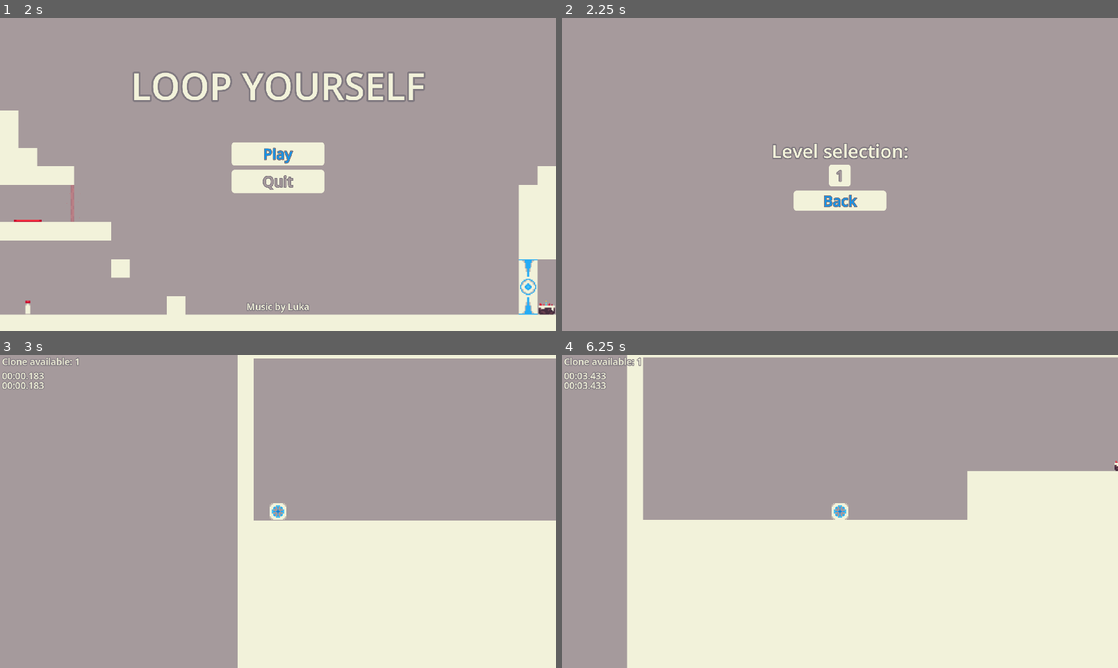
Above: before the commit, frames 1-4 (two rows, left to right).
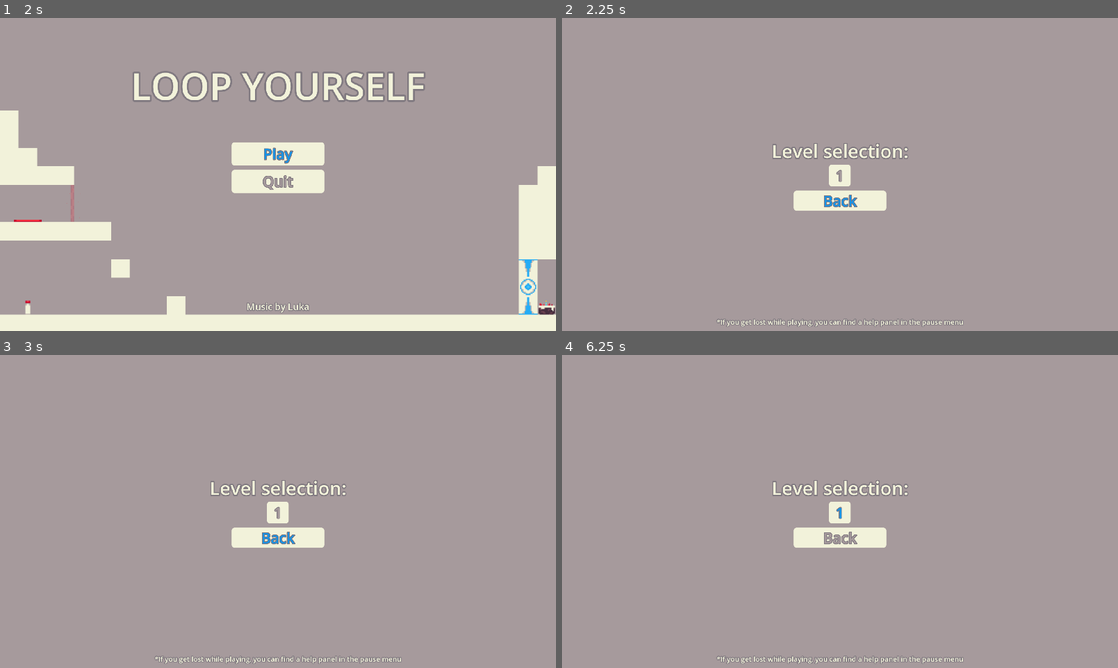
Above: after the commit, the same moments.

Repository: Arthurprnt/GMTK-GameJam2025
Game: Godot game, scene res://scenes/scenemanager.tscn
Same seed, same stepped clock (60 frames per second), same inputs: the game is played once before the commit and once after it. Sound files missing from this copy of the repository are replaced by a short silence.
Inputs (mouse positions are in pixels of both pictures, inside the frame that each line leads up to):
- Up to frame 1 (2 s): click "Play" at 0.5 s; click "Play" at 1.25 s
- Up to frame 2 (2.25 s): tap Enter at 2 s; hold D (move_right) from 2.03 s (still down); tap A (a) at 2.1 s
- Up to frame 3 (3 s): tap Space (jump) at 2.27 s; tap B (b) at 2.3 s; release D (move_right) at 2.75 s; click "1" at 2.75 s
- Up to frame 4 (6.25 s): click (840, 536) at 3.5 s, where only the run after the commit has a clickable "Back"; hold D (move_right) 4.28-5.03 s; tap B (b) at 4.35 s; tap W (move_up) at 4.52, 6.02 s; tap C (c) at 4.55, 5.1 s; hold Left (left) 5.03-5.78 s; tap E (e) at 5.3, 5.85 s; hold D (move_right) from 5.78 s (still down); tap K (k) at 6.05 s

Frame 1 is identical in both runs. In frame 2, 0.5% of the frame differs, in the area x 27-73%, y 96-99%; in frame 3, 30%; in frame 4, 49%, in the area x 0-100%, y 0-100%.

Commit message:
Made help menu

Diff:
--- /dev/null
+++ b/scenes/menus/help_menu.tscn
@@ -0,0 +1,57 @@
+[gd_scene load_steps=3 format=3 uid="uid://co6ofqmqo5rlm"]
+
+[ext_resource type="Script" uid="uid://dmcu2b6bdjamj" path="res://scripts/menus/help_menu.gd" id="1_gq2hf"]
+[ext_resource type="Theme" uid="uid://cj661i3baqy8q" path="res://themes/level_button.tres" id="2_jl27b"]
+
+[node name="FinishedLevelMenu" type="CanvasLayer"]
+script = ExtResource("1_gq2hf")
+
+[node name="MarginContainer" type="MarginContainer" parent="."]
+anchors_preset = 15
+anchor_right = 1.0
+anchor_bottom = 1.0
+grow_horizontal = 2
+grow_vertical = 2
+theme_override_constants/margin_left = 500
+theme_override_constants/margin_top = 300
+theme_override_constants/margin_right = 500
+theme_override_constants/margin_bottom = 300
+
+[node name="Panel" type="Panel" parent="MarginContainer"]
+layout_mode = 2
+theme = ExtResource("2_jl27b")
+
+[node name="VBoxContainer" type="VBoxContainer" parent="MarginContainer"]
+layout_mode = 2
+alignment = 1
+
+[node name="HelpLabel" type="Label" parent="MarginContainer/VBoxContainer"]
+layout_mode = 2
+theme = ExtResource("2_jl27b")
+text = "Help page"
+horizontal_alignment = 1
+
+[node name="InstructionsLabel" type="Label" parent="MarginContainer/VBoxContainer"]
+layout_mode = 2
+theme = ExtResource("2_jl27b")
+theme_override_constants/outline_size = 10
+theme_override_font_sizes/font_size = 32
+text = "Lorem impsum"
+horizontal_alignment = 1
+
+[node name="HSeparator" type="HSeparator" parent="MarginContainer/VBoxContainer"]
+modulate = Color(1, 1, 1, 0)
+layout_mode = 2
+theme_override_constants/separation = 10
+
+[node name="HBoxContainer" type="HBoxContainer" parent="MarginContainer/VBoxContainer"]
+layout_mode = 2
+alignment = 1
+
+[node name="CloseButton" type="Button" parent="MarginContainer/VBoxContainer/HBoxContainer"]
+custom_minimum_size = Vector2(200, 0)
+layout_mode = 2
+theme = ExtResource("2_jl27b")
+text = "Close"
+
+[connection signal="pressed" from="MarginContainer/VBoxContainer/HBoxContainer/CloseButton" to="." method="_on_close_button_pressed"]
--- a/scenes/menus/level_menu.tscn
+++ b/scenes/menus/level_menu.tscn
@@ -68,4 +68,30 @@
 theme = ExtResource("2_6wyfp")
 text = "Back"
 
+[node name="HBoxContainer" type="HBoxContainer" parent="."]
+layout_mode = 1
+anchors_preset = 15
+anchor_right = 1.0
+anchor_bottom = 1.0
+grow_horizontal = 2
+grow_vertical = 2
+alignment = 1
+
+[node name="VBoxContainer" type="VBoxContainer" parent="HBoxContainer"]
+layout_mode = 2
+alignment = 2
+
+[node name="Label2" type="Label" parent="HBoxContainer/VBoxContainer"]
+layout_mode = 2
+theme = ExtResource("2_6wyfp")
+theme_override_constants/outline_size = 10
+theme_override_font_sizes/font_size = 24
+text = "*If you get lost while playing, you can find a help panel in the pause menu"
+horizontal_alignment = 1
+
+[node name="HSeparator" type="HSeparator" parent="HBoxContainer/VBoxContainer"]
+modulate = Color(1, 1, 1, 0)
+layout_mode = 2
+theme_override_constants/separation = 10
+
 [connection signal="pressed" from="MarginContainer/VBoxContainer/MarginContainer/BackButton" to="." method="_on_back_button_pressed"]
--- a/scenes/menus/pause_menu.tscn
+++ b/scenes/menus/pause_menu.tscn
@@ -13,9 +13,9 @@
 grow_horizontal = 2
 grow_vertical = 2
 theme_override_constants/margin_left = 500
-theme_override_constants/margin_top = 300
+theme_override_constants/margin_top = 250
 theme_override_constants/margin_right = 500
-theme_override_constants/margin_bottom = 300
+theme_override_constants/margin_bottom = 250
 
 [node name="Panel" type="Panel" parent="MarginContainer"]
 layout_mode = 2
@@ -52,6 +52,11 @@
 theme = ExtResource("1_fwndu")
 text = "Restart"
 
+[node name="HelpButton" type="Button" parent="MarginContainer/VBoxContainer/MarginContainer/VBoxContainer"]
+layout_mode = 2
+theme = ExtResource("1_fwndu")
+text = "Help"
+
 [node name="QuitButton" type="Button" parent="MarginContainer/VBoxContainer/MarginContainer/VBoxContainer"]
 layout_mode = 2
 theme = ExtResource("1_fwndu")
@@ -59,4 +64,5 @@
 
 [connection signal="pressed" from="MarginContainer/VBoxContainer/MarginContainer/VBoxContainer/ResumeButton" to="." method="_on_resume_button_pressed"]
 [connection signal="pressed" from="MarginContainer/VBoxContainer/MarginContainer/VBoxContainer/RestartButton" to="." method="_on_restart_button_pressed"]
+[connection signal="pressed" from="MarginContainer/VBoxContainer/MarginContainer/VBoxContainer/HelpButton" to="." method="_on_help_button_pressed"]
 [connection signal="pressed" from="MarginContainer/VBoxContainer/MarginContainer/VBoxContainer/QuitButton" to="." method="_on_quit_button_pressed"]
--- /dev/null
+++ b/scripts/menus/help_menu.gd
@@ -0,0 +1,37 @@
+extends CanvasLayer
+
+@onready var closeButton: Button = $MarginContainer/VBoxContainer/HBoxContainer/CloseButton
+@onready var instructionsLabel: Label = $MarginContainer/VBoxContainer/InstructionsLabel
+
+func changeToMenu(path: String) -> void:
+	GLOBAL.sceneManager.changeScene(path, "menu")
+	queue_free()
+
+func closeMenu() -> void:
+	changeToMenu("res://scenes/menus/pause_menu.tscn")
+
+func _ready() -> void:
+	closeButton.grab_focus()
+	if GLOBAL.currentLevel == 1:
+		instructionsLabel.text = "Press O to record your actions.\nPress P to summon your recorded clone."
+	elif GLOBAL.currentLevel == 2:
+		instructionsLabel.text = "Plates can power devices.\nYou can press TAB to check the links between objects."
+	elif GLOBAL.currentLevel <= 4:
+		instructionsLabel.text = "Buttons can also power devices.\nYou can interact with it by pressing E while facing it.\nYou can hold a cube by pressing E while facing it.\nPress E again to place it on the floor.\nCubes can activate plates."
+	elif GLOBAL.currentLevel == 5:
+		instructionsLabel.text = "Force fields will destroy cubes touching it.\nYour clones will also make the interactions you made."
+	elif GLOBAL.currentLevel == 6:
+		instructionsLabel.text = "Kill fields will kill you or your clones when touching it."
+	elif GLOBAL.currentLevel == 7:
+		instructionsLabel.text = "Pulsors change the gravity applied to object in it."
+	elif GLOBAL.currentLevel <= 9:
+		instructionsLabel.text = "Pulsors change the gravity based on its color.\nIf it's blue it will push.\nIf it's orange it will pull."
+	else:
+		instructionsLabel.text = "You already know everything about this game.\nTrust yourself."
+
+func _physics_process(delta: float) -> void:
+	if Input.is_action_just_pressed("menu"):
+		closeMenu()
+
+func _on_close_button_pressed() -> void:
+	closeMenu()
--- a/scripts/menus/pause_menu.gd
+++ b/scripts/menus/pause_menu.gd
@@ -25,6 +25,10 @@
 	closeMenu()
 	GLOBAL.player.kill()
 
+func _on_help_button_pressed() -> void:
+	queue_free()
+	GLOBAL.sceneManager.changeScene("res://scenes/menus/help_menu.tscn", "menu")
+
 func _on_quit_button_pressed() -> void:
 	closeMenu()
 	GLOBAL.sceneManager.changeScene("res://scenes/menus/main_menu.tscn", "control")
Not shown, added: scripts/menus/help_menu.gd.uid
